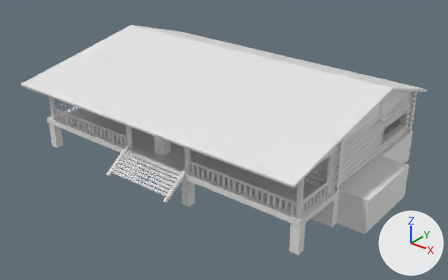
Two versions of the FBX model BlenderAssets/Shed/Chalet.fbx, one commit apart.
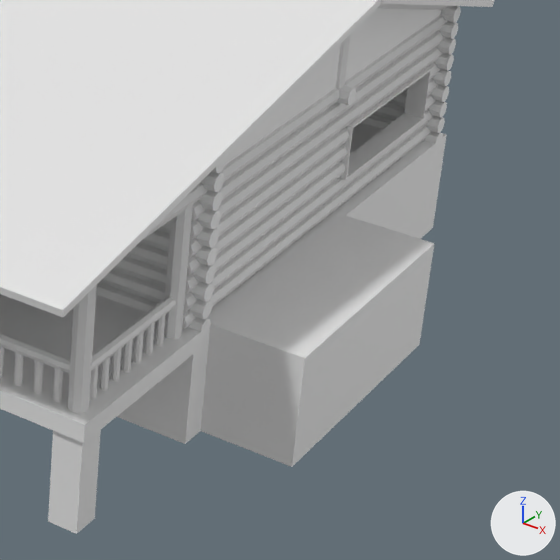
The first picture shows the older version from a camera (50 mm lens) standing at (69.3, -92.1, 51.5) and looking at (2.8, -9.0, -0.1). The close-ups show both versions on the part from 61% to 100% of the width and 32% to 94% of the height of that picture; other places that the commit changed are outside them. Arrows for +X, +Y and +Z are at lower right; the lights stay in place. Where no turn or scale is listed for an object, it has been applied to the vertices. Vertices at the same position are counted once.

In view in the first close-up: 'CabinBase', 'Cube.012', 'Log.001', 'Log.002', 'Log.013', 'Log.017', 'Log.018', 'Log.019', 'Roofing', 'Terrace', 'TerraceSupport.001', 'WindowFrame.001'.
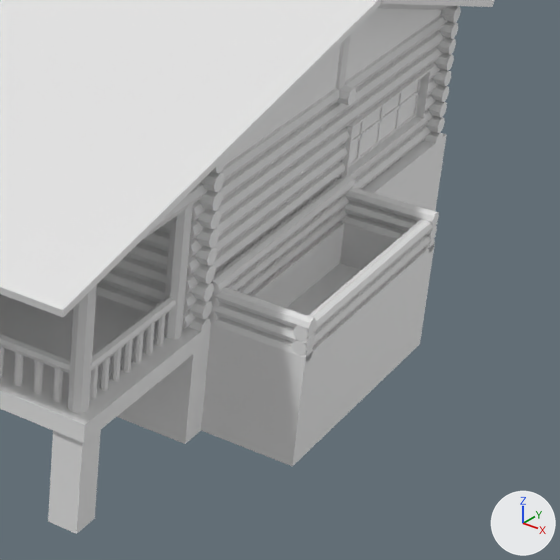
Where the newer file only moved an object's origin or applied its transform, the numbers keep the older frame.

Pixel boxes (x1, y1, x2, y2) of what changed, in the close-ups (560 x 560 px):
'Cube.012', reshaped, moved: before (200, 216, 434, 467); after (201, 221, 435, 466)
'Cylinder.002', added: after (208, 176, 355, 323)
'Cylinder.003', added: after (291, 220, 438, 355)
'Cylinder.004', added: after (211, 287, 316, 362)
'Cylinder.005', added: after (342, 187, 439, 252)
'Cube.014', added: after (349, 80, 418, 164)
'Cube.015', added: after (351, 91, 418, 145)
'Cube.013', added: after (348, 78, 421, 168)
'Cube.018', added: after (356, 120, 364, 160)
'Cube.016', added: after (376, 106, 384, 144)
'Cube.017', added: after (395, 92, 403, 129)
'Log.001', unchanged, covered by the edit: (182, 125, 431, 330) in both
'Log.013', unchanged, covered by the edit: (184, 110, 434, 312) in both

The edits, one by one:
me_cube_033 is used by ob_cube_012; location (32.57, -5.97, 0.0).
me_cube_033 had 8 vertices, 6 faces and spanned x -2.6..2.6, y -7.5..7.5, z -5.3..1.0.
me_cube_033 now has 16 vertices, 14 faces and spans x -2.6..2.6, y -7.5..7.5, z -3.1..3.1.
me_cube_033 part 1: the whole mesh is rebuilt.
Mesh me_cube_037 is new.
It is a box spanning x -0.1..0.1, y -0.1..0.1, z -1.56..1.56.
Mesh me_cylinder_032 is new.
It has 44 vertices, 30 faces and spans x -0.4..0.4, y -7.5..7.5, z -0.4..2.0.
Mesh me_cube_035 is new.
It is a box spanning x -0.01..0.01, y -4.95..4.95, z -1.45..1.45.
Mesh me_cylinder_061 is new.
It has 44 vertices, 30 faces and spans x -2.8..2.8, y -0.4..0.4, z -0.4..2.0.
Mesh me_cube_034 is new.
It has 16 vertices, 16 faces and spans x -0.1..0.1, y -5.0..5.0, z -1.5..1.5.
Mesh me_cylinder_060 is new.
It has 30 vertices, 20 faces and spans x -0.4..0.4, y -7.5..7.5, z -0.4..1.2.
Mesh me_cube_036 is new.
It is a box spanning x -0.1..0.1, y -5.07..5.07, z -0.1..0.1.
Object 'Cube.012' (ob_cube_012) moves from (32.57, -5.97, 0.0) to (32.57, -5.91, -2.14).
Object 'Cube.016' (ob_cube_016) is new; it shows me_cube_037.
Its location is (29.0, 7.03, 4.5).
Object 'Cylinder.002' (ob_cylinder_002) is new; it shows me_cylinder_032.
Its location is (29.9, -5.91, 1.4).
Object 'Cube.014' (ob_cube_014) is new; it shows me_cube_035.
Its location is (29.0, 7.03, 4.5).
Object 'Cylinder.004' (ob_cylinder_004) is new; it shows me_cylinder_061.
Its location is (32.34, -13.01, 1.0).
Object 'Cube.017' (ob_cube_017) is new; it shows a copy of me_cube_037.
Its location is (29.0, 9.5, 4.5).
Object 'Cube.013' (ob_cube_013) is new; it shows me_cube_034.
Its location is (29.0, 7.03, 4.5).
Object 'Cylinder.003' (ob_cylinder_003) is new; it shows me_cylinder_060.
Its location is (34.74, -5.91, 1.4).
Object 'Cylinder.005' (ob_cylinder_005) is new; it shows a copy of me_cylinder_061.
Its location is (32.34, 1.19, 1.0).
Object 'Cube.018' (ob_cube_018) is new; it shows a copy of me_cube_037.
Its location is (29.0, 4.5, 4.5).
Object 'Cube.015' (ob_cube_015) is new; it shows me_cube_036.
Its location is (29.0, 7.03, 4.5).
